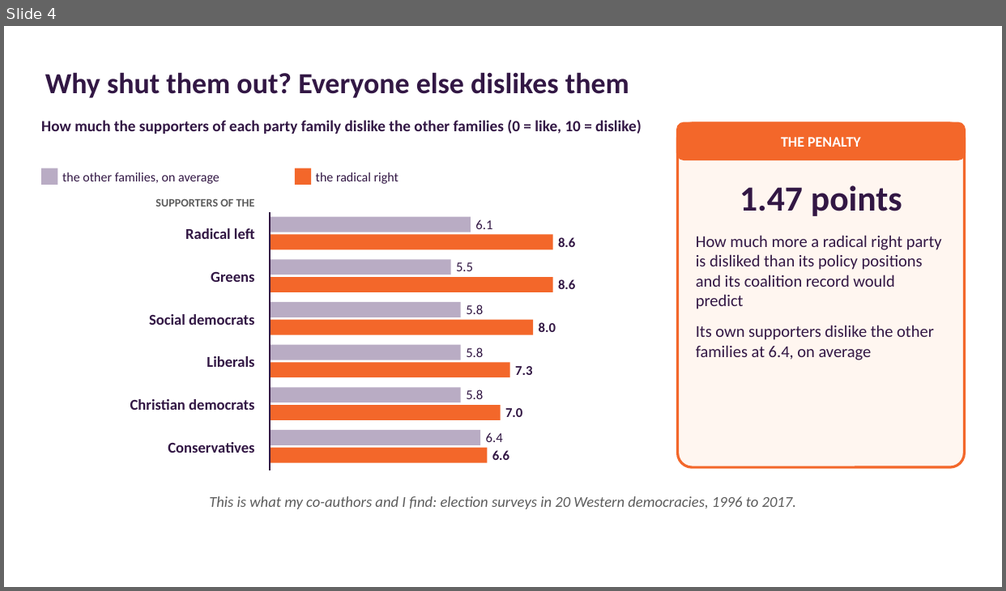
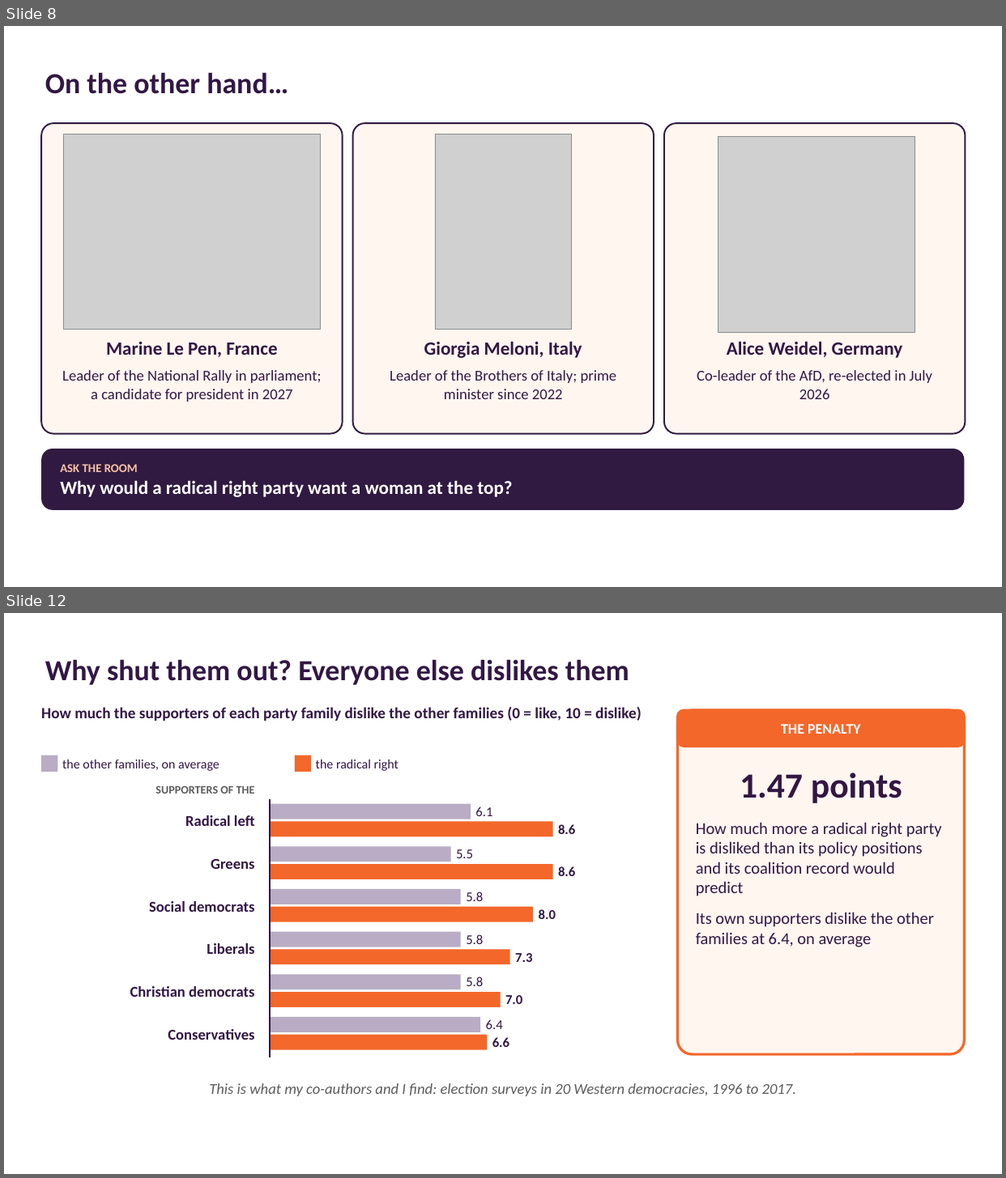
Before and after one commit to Will-Horne/will-horne.github.io, a slide deck: posc-3710/2026-11-09-the-radical-right-in-power.pptx. Shown one above the other, each under a label of ours: slide 4 before the commit, slides 8 and 12 after it; the slides between them are not shown. The pictures are 1006x591 and 1006x1178 pixels, drawn with LibreOffice and Linux fonts; fonts in the diff are those of the drawing; grey boxes stand for pictures; background and template pictures are left out. Boxes give left, top, right and bottom in pixels: in the first picture for what was removed or moved away, otherwise in the second. Text is boxed around its words. In the diff, an @@ line names an element or a change of style, - is before the commit and + after.

Commit message:
Update lecture: The Radical Right in Power

```diff
--- a/posc-3710/2026-11-09-the-radical-right-in-power.pptx
+++ b/posc-3710/2026-11-09-the-radical-right-in-power.pptx
@@ slide 8 added at (4, 26, 1002, 587), background picture (left out) @@
@@ text added at (45, 72, 288, 94), 28 pt, text #321744, bold @@
+On the other hand…
@@ rounded rectangle added at (41, 123, 343, 434), fill #FFF6F0, outline #301A41 1.5 pt @@
@@ picture added at (63, 135, 320, 329) @@
@@ rounded rectangle added at (353, 123, 654, 434), fill #FFF6F0, outline #301A41 1.5 pt @@
@@ picture added at (435, 135, 572, 329) @@
@@ rounded rectangle added at (664, 123, 965, 434), fill #FFF6F0, outline #301A41 1.5 pt @@
@@ picture added at (718, 136, 915, 333) @@
@@ text added at (424, 341, 582, 358), 18 pt, text #321744, bold @@
+Giorgia Meloni, Italy
@@ text added at (727, 341, 903, 358), 18 pt, text #321744, bold @@
+Alice Weidel, Germany
@@ text added at (106, 342, 277, 357), 18 pt, text #321744, bold @@
+Marine Le Pen, France
@@ text added at (62, 370, 322, 402), 14.5 pt, text #321744 @@
+Leader of the National Rally in parliament; a candidate for president in 2027
@@ text added at (390, 370, 617, 399), 14.5 pt, text #321744 @@
+Leader of the Brothers of Italy; prime minister since 2022
@@ text added at (697, 370, 932, 399), 14.5 pt, text #321744 @@
+Co-leader of the AfD, re-elected in July 2026
@@ rounded rectangle added at (41, 449, 965, 510), fill #301A41 @@
@@ text added at (60, 464, 512, 497), 18 pt, text #FFFFFF, bold @@
+ASK THE ROOM
+Why would a radical right party want a woman at the top?
@@ what was slide 4 is now slide 12 @@
```
Also in this commit, not shown: 1 slide changed, 8 other slides added, 1 slide removed, 1 other file.
